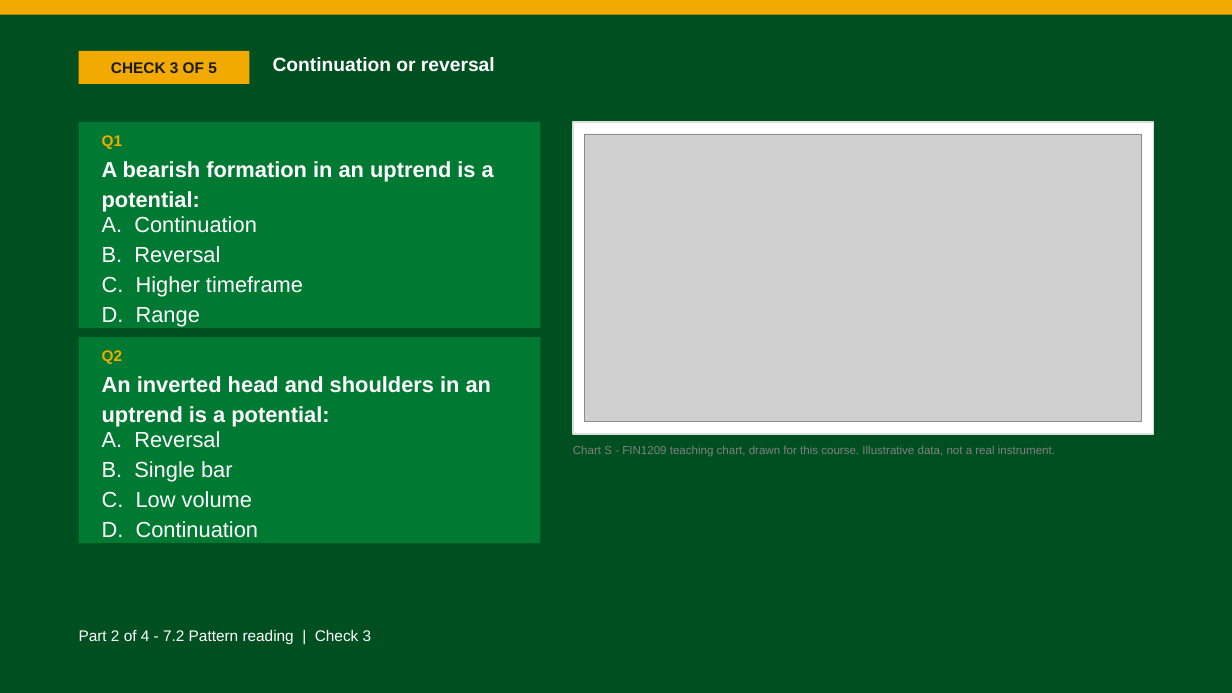
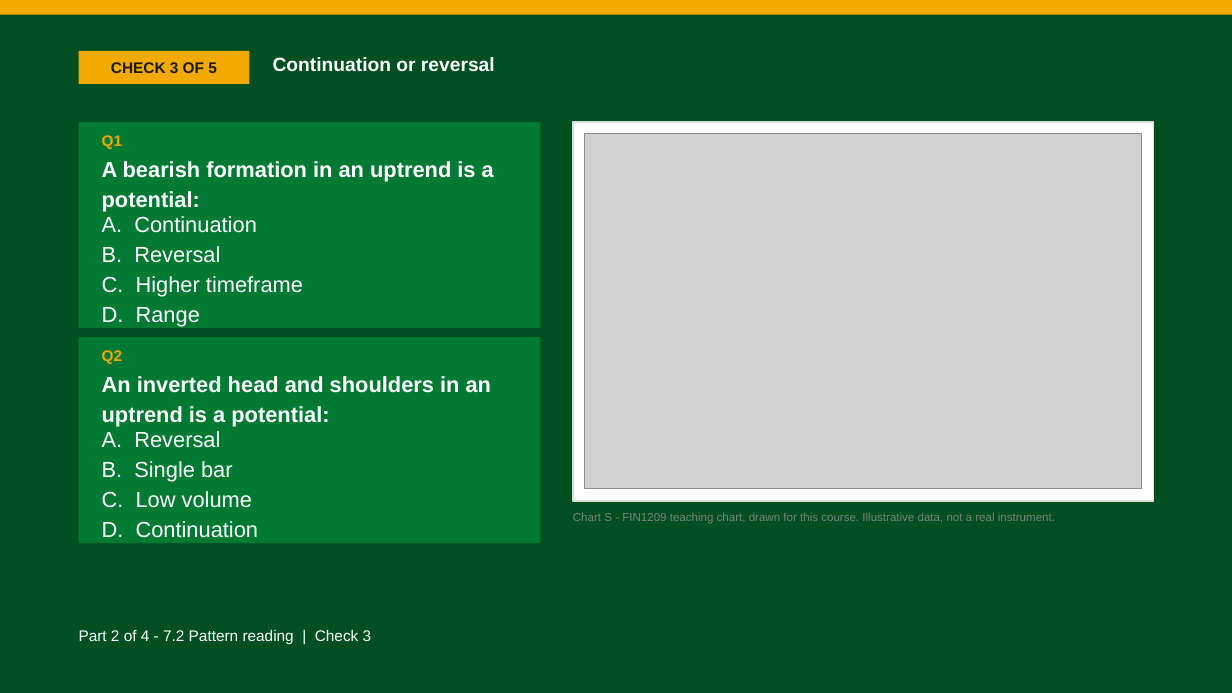
Before and after one commit to benjiesotelo-sudo/Telos_FIN1209, a slide deck: slide 18 of chapter-07/FIN1209-Chapter-07.pptx. Drawn at 1232x693 pixels with LibreOffice and Linux fonts; fonts in the diff are those of the drawing; grey boxes stand for pictures. Boxes give left, top, right and bottom in pixels: in the first picture for what was removed or moved away, otherwise in the second. Text is boxed around its words. In the diff, an @@ line names an element or a change of style, - is before the commit and + after.

```diff
--- a/chapter-07/FIN1209-Chapter-07.pptx
+++ b/chapter-07/FIN1209-Chapter-07.pptx
@@ rectangle: place and size @@
-rectangle at (573, 122, 1153, 434)
+rectangle at (573, 122, 1153, 501)
@@ picture: place and size @@
-picture at (585, 134, 1141, 422)
+picture at (585, 134, 1141, 489)
@@ text "Chart S - FIN1209 teaching ...": place and size @@
-text "Chart S - FIN1209 teaching ..." at (573, 445, 1055, 457)
+text "Chart S - FIN1209 teaching ..." at (573, 512, 1055, 524)
```
Also in this commit, not shown: 4 other slides changed, 2 other files.
